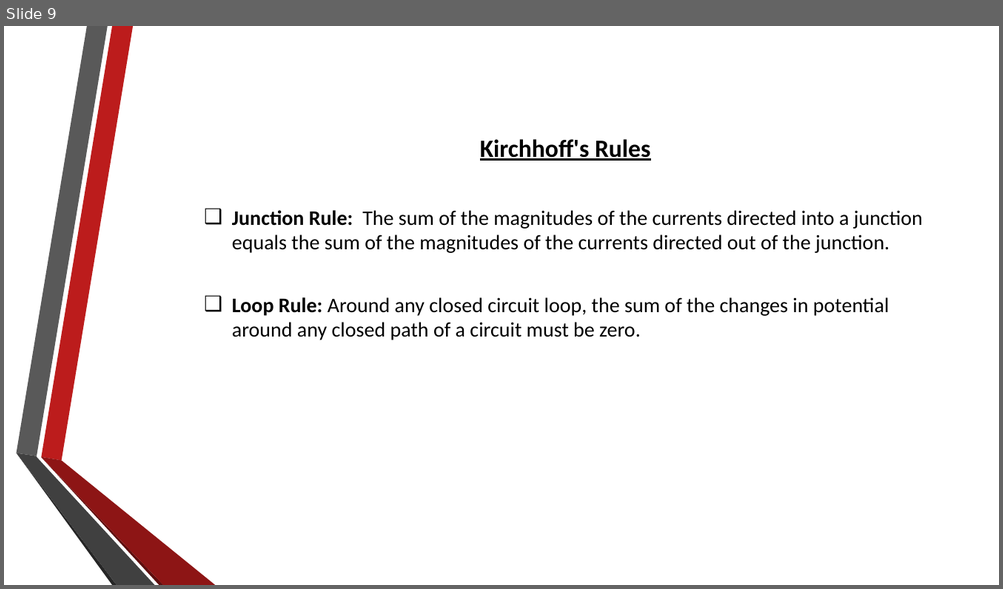
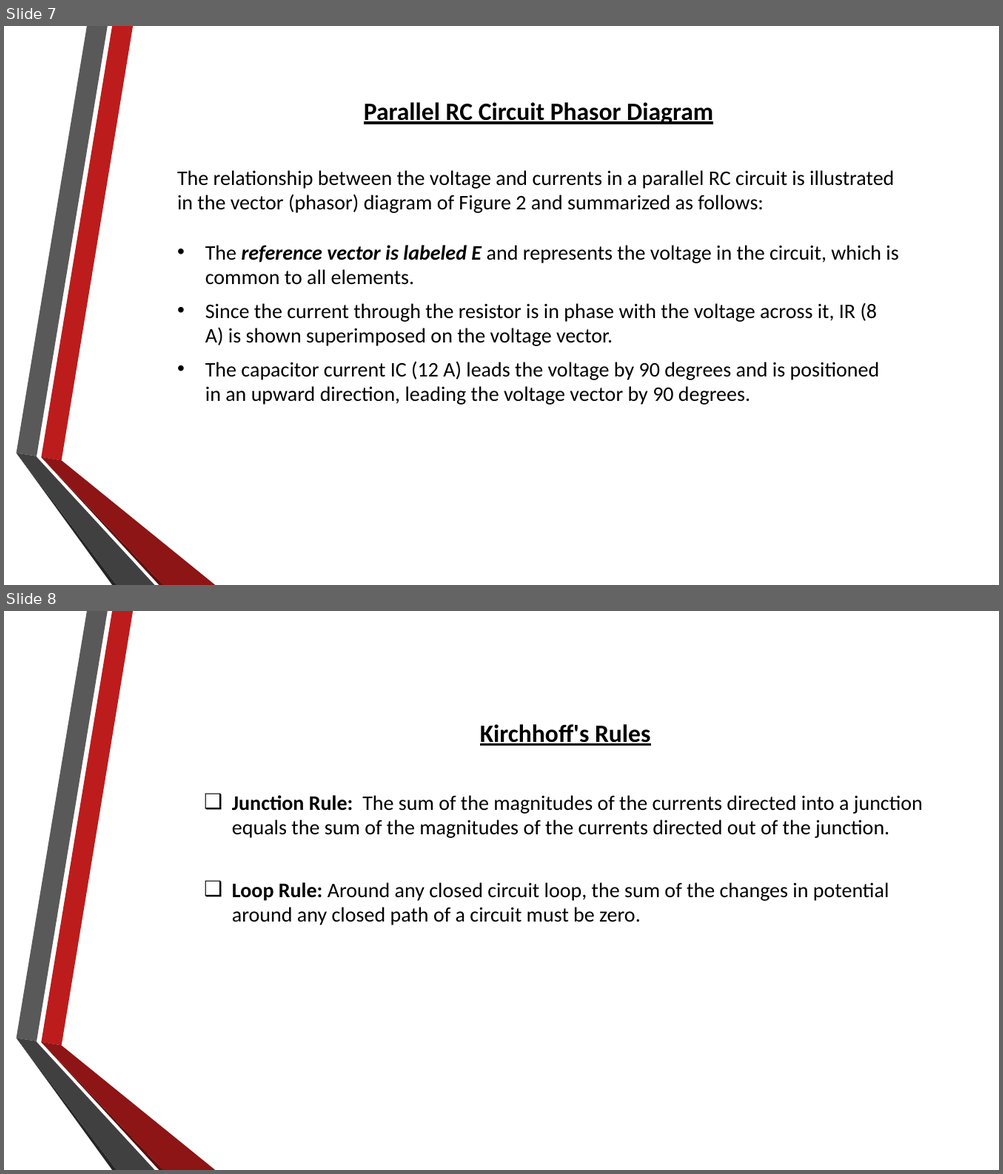
Before and after one commit to RahulAgrwal/Electrical-Virtual-lab, a slide deck: exp2/theoryimage/theory.pptx. Shown one above the other, each under a label of ours: slide 9 before the commit, slides 7 and 8 after it. The pictures are 1003x589 and 1003x1174 pixels, drawn with LibreOffice and Linux fonts; fonts in the diff are those of the drawing; background and template pictures are left out. Boxes give left, top, right and bottom in pixels: in the first picture for what was removed or moved away, otherwise in the second. Text is boxed around its words. In the diff, an @@ line names an element or a change of style, - is before the commit and + after.

```diff
--- a/exp2/theoryimage/theory.pptx
+++ b/exp2/theoryimage/theory.pptx
@@ slide 7 added at [4, 26, 999, 585], background picture (left out); not listed: 6 template elements that a slide beside it also shows @@
@@ text added at [177, 102, 898, 405], 20 pt, text #000000 @@
+Parallel RC Circuit Phasor Diagram
+The relationship between the voltage and currents in a parallel RC circuit is illustrated in the vector (phasor) diagram of Figure 2 and summarized as follows:
+• The reference vector is labeled E and represents the voltage in the circuit, which is common to all elements.
+• Since the current through the resistor is in phase with the voltage across it, IR (8 A) is shown superimposed on the voltage vector.
+• The capacitor current IC (12 A) leads the voltage by 90 degrees and is positioned in an upward direction, leading the voltage vector by 90 degrees.
@@ what was slide 9 is now slide 8 @@
```
Also in this commit, not shown: 4 slides changed, 2 other slides added, 4 slides removed, 6 other files.
